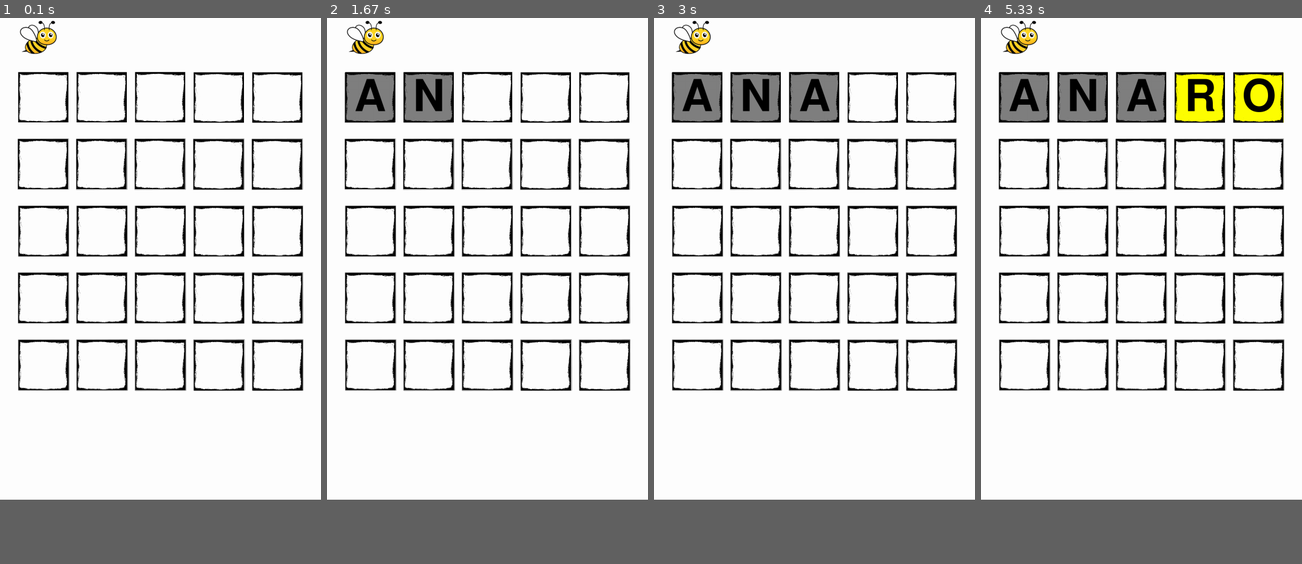
Above: before the commit, frames 1-4 (left to right).
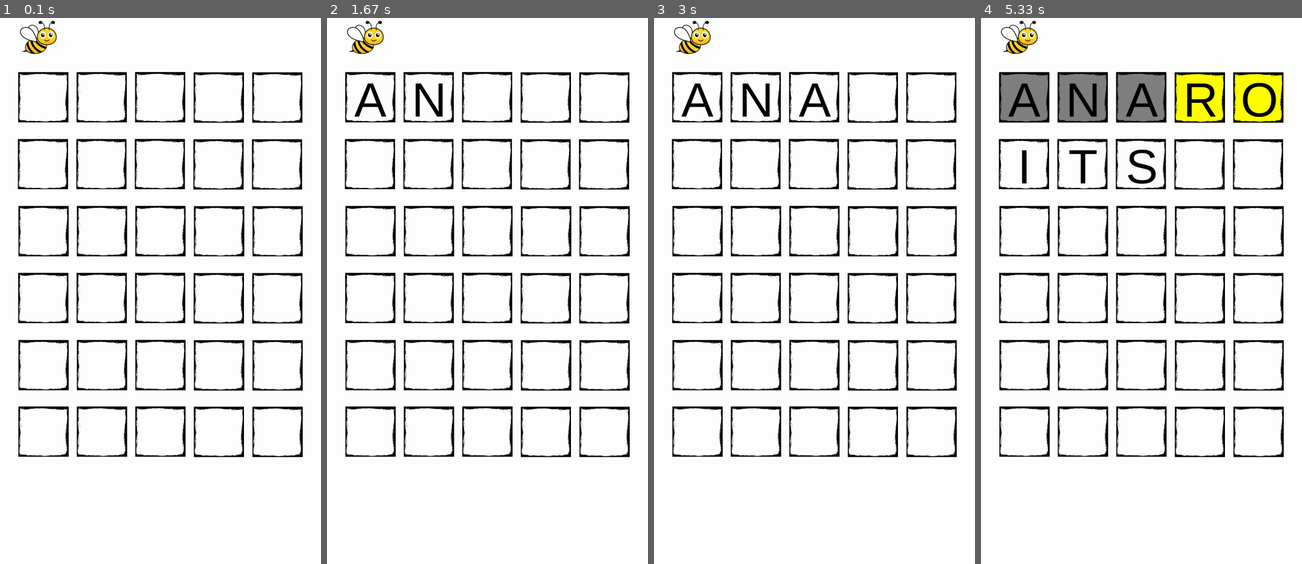
Above: after the commit, the same moments.

Repository: Tiisetso/hive_rush_wordle
Game: pygame game, started from pygamemain.py
Two runs of this game, one before a commit and one after it. Both use one fixed random seed, a clock stepped at 60 frames per second and the inputs below.
Inputs:
- Up to frame 1 (0.1 s): no input
- Up to frame 2 (1.67 s): type "ann" at 0.33 s; tap Enter at 0.67 s; hold Backspace 0.88-1.35 s
- Up to frame 3 (3 s): type "a" at 2.53 s; tap Enter at 2.67 s
- Up to frame 4 (5.33 s): type "r" at 3.08 s; tap Enter every 0.55 s from 3.22 to 4.87 s; type "o" at 3.63 s; type "i" at 4.18 s; type "t" at 4.73 s; type "s" at 5.28 s
In our replay, the window is 529x794 before the commit and 529x900 after it. These sizes can differ from the game's own. Grey fills any space a smaller window leaves; there, only what the larger window draws over its background counts as a difference.

The runs differ from the first frame. In frame 1, 3.3% of the frame differs, in the area x 5-95%, y 22-81%; in frame 2, 5.7%; in frame 3, 6.8%, in the area x 5-95%, y 10-81%; in frame 4, 5.3%.

Commit message:
Game over option added

Diff:
--- a/pygamemain.py
+++ b/pygamemain.py
@@ -7,7 +7,7 @@
 pygame.display.set_caption('Hivedle!')
 
 # set screen size
-screen = pygame.display.set_mode((1000, 1500))
+screen = pygame.display.set_mode((1000, 1700))
 
 # set a background
 background = pygame.image.load("grid.png")
@@ -20,16 +20,17 @@
 black = (0, 0, 0)
 
 # text details
-font = pygame.font.SysFont(None, 200)
-
-user_input = ""
+font = pygame.font.SysFont('arial', 150)
+font2 = pygame.font.SysFont('arial', 75)
+user_input = ["", "", "", "", "", ""]
 correct_word = "WORDL"
+current_row = 0
 # input should be always active
 running = True
-
+color = white
+row_lock = [False] * 6
 while running:
     screen.fill(white)
-    #screen.blit(background, (0, 0))
     for event in pygame.event.get():
         if event.type == pygame.QUIT:
             running = False
@@ -37,25 +38,39 @@
 
         if event.type == pygame.KEYDOWN:
             if event.key == pygame.K_BACKSPACE:
-                user_input = user_input[:-1]
-            elif len(user_input) < 5 and event.unicode.isalpha():
-                    user_input += event.unicode.upper()
-    #screen.blit(background, (0, 0))
-    # Drwing the letters and highlight blocks
-    for i in range(len(user_input)):
-        letter = user_input[i]
-        x = 55 + i * 183
-        y = 170
-        color = grey
-        if i < len (correct_word):
-            if letter == correct_word[i]:
-                color = green
-            elif letter in correct_word:
-                color = yellow
-        pygame.draw.rect(screen, color, pygame.Rect(x, y, 156, 156))
-        text_surface = font.render(letter, True, black)
-        text_rect = text_surface.get_rect(center = (x + 79, y +78))
-        screen.blit(text_surface, text_rect)
+                if not row_lock[current_row] and len(user_input[current_row]) > 0:
+                    user_input[current_row] = user_input[current_row][:-1]
+            elif event.key == pygame.K_RETURN:
+                if len(user_input[current_row]) == 5:
+                    row_lock[current_row] = True
+                    if current_row < 5:
+                        current_row += 1
+            elif event.unicode.isalpha():
+                if not row_lock[current_row] and len(user_input[current_row]) < 5:
+                    user_input[current_row] += event.unicode.upper()
+    for g in range(len(user_input)):
+        word = user_input[g]
+        for i in range(len(word)):
+            letter = word[i]
+            x = 56 + i * 183
+            y = 170 + g * 208
+            color = white
+            if row_lock[g] and len(word) == 5:
+                color = grey
+                if letter == (correct_word[i]):
+                    color = green
+                elif letter in correct_word:
+                    color = yellow
+            pygame.draw.rect(screen, color, pygame.Rect(x, y, 156, 156))
+            text_surface = font.render(letter, True, black)
+            text_rect = text_surface.get_rect(center = (x + 79, y + 85))
+            screen.blit(text_surface, text_rect)
+        if row_lock[5]:
+            game_over = font2.render("GAME OVER!", True, black)
+            screen.blit(game_over, (300, 50))
+
+
+
     screen.blit(background, (0, 0))
     pygame.display.update()
 pygame.quit()
Binary file changed: grid.png
